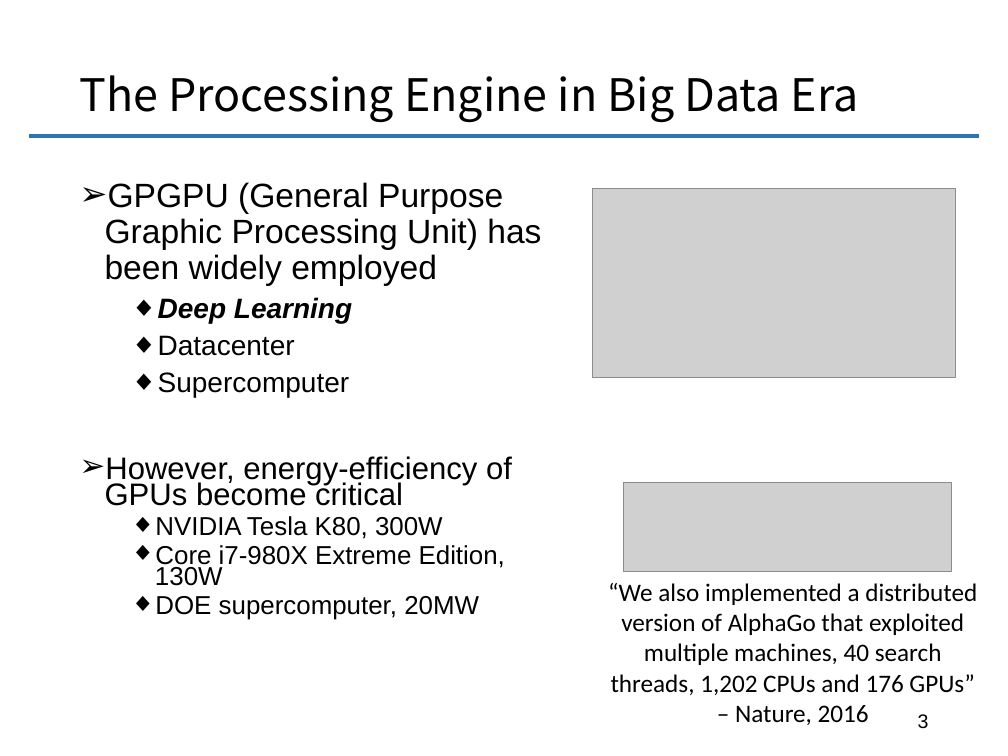
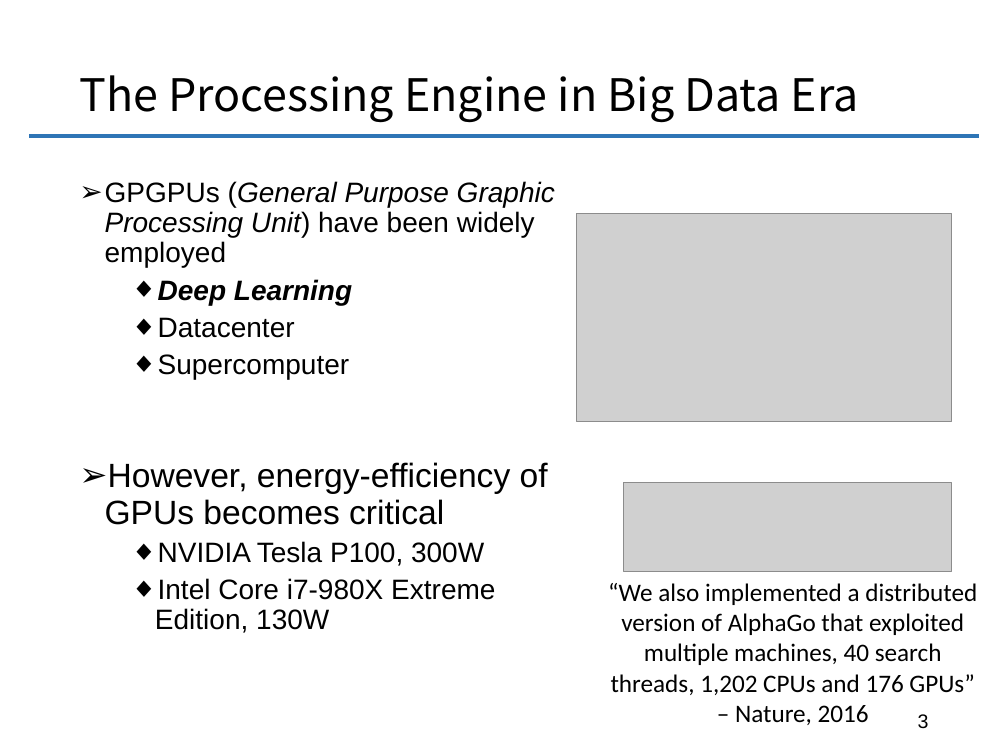
Before and after one commit to chenxuhao/chenxuhao.github.io, a slide deck: slide 3 of docs/dac-2016.pptx. Drawn at 1008x756 pixels with LibreOffice and Linux fonts; fonts in the diff are those of the drawing; grey boxes stand for pictures. Boxes give left, top, right and bottom in pixels: in the first picture for what was removed or moved away, otherwise in the second. Text is boxed around its words. In the diff, an @@ line names an element or a change of style, - is before the commit and + after.

```diff
--- a/docs/dac-2016.pptx
+++ b/docs/dac-2016.pptx
@@ text at (105, 181, 555, 268): text changed; size 24 to 20 pt; italic on @@
-➢ GPGPU (General Purpose Graphic Processing Unit) has been widely employed
+➢ GPGPUs (General Purpose Graphic Processing Unit) have been widely employed
@@ picture: place and size @@
-picture at (592, 188, 956, 378)
+picture at (577, 214, 952, 421)
@@ text at (105, 462, 548, 633): text changed; size 18.5 to 20 pt @@
-➢ However, energy-efficiency of GPUs become critical
-  ◆ NVIDIA Tesla K80, 300W
-  ◆ Core i7-980X Extreme Edition, 130W
-  ◆ DOE supercomputer, 20MW
+➢ However, energy-efficiency of GPUs becomes critical
+  ◆ NVIDIA Tesla P100, 300W
+  ◆ Intel Core i7-980X Extreme Edition, 130W
```
Also in this commit, not shown: 19 other slides changed, 12 other files.
